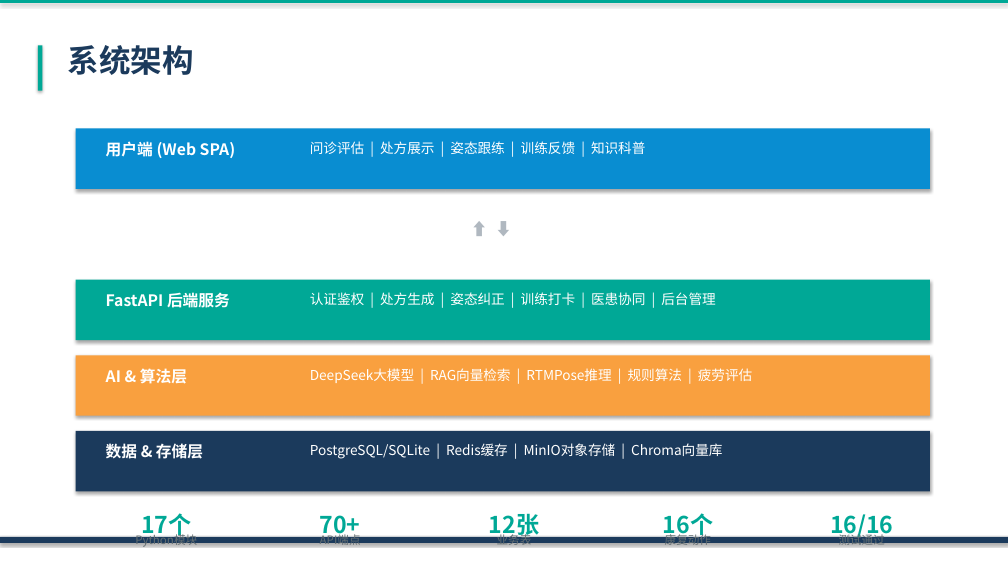
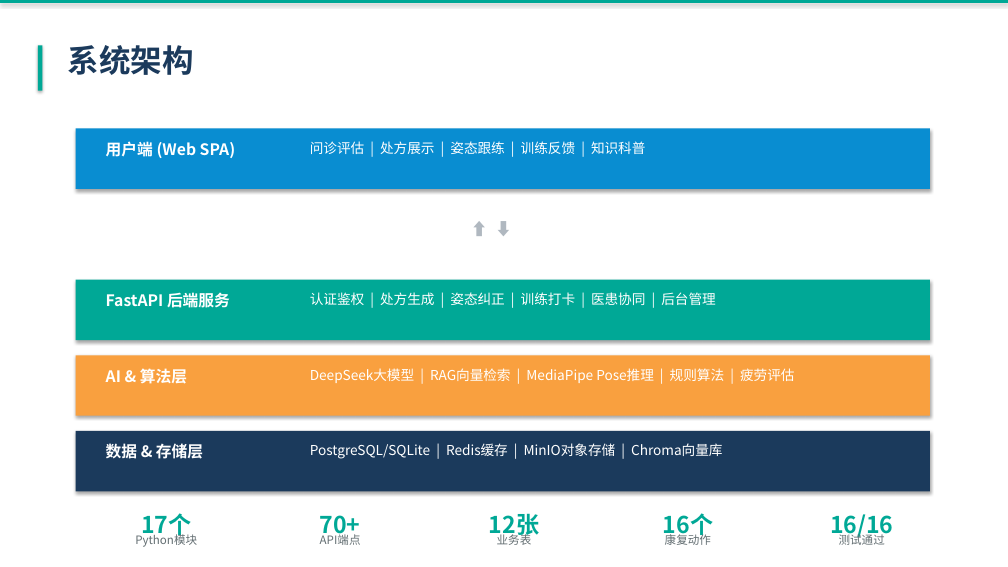
Before and after one commit to beadeepr/Kangjian-Atlas-LLM-Powered-Personalized-Exercise-Rehabilitation-Prescription-System, a slide deck: slide 7 of 康健图谱_演示PPT.pptx (slide 8 before the commit). Drawn at 1008x567 pixels with LibreOffice and Linux fonts; fonts in the diff are those of the drawing. Boxes give left, top, right and bottom in pixels: in the first picture for what was removed or moved away, otherwise in the second. Text is boxed around its words. In the diff, an @@ line names an element or a change of style, - is before the commit and + after.

```diff
--- a/康健图谱_演示PPT.pptx
+++ b/康健图谱_演示PPT.pptx
@@ text at bbox=[310, 368, 794, 383]: text changed @@
-DeepSeek大模型 | RAG向量检索 | RTMPose推理 | 规则算法 | 疲劳评估
+DeepSeek大模型 | RAG向量检索 | MediaPipe Pose推理 | 规则算法 | 疲劳评估
@@ rectangle removed at bbox=[0, 537, 1008, 543] @@
```
Also in this commit, not shown: 21 other slides changed, 1 slide removed.
